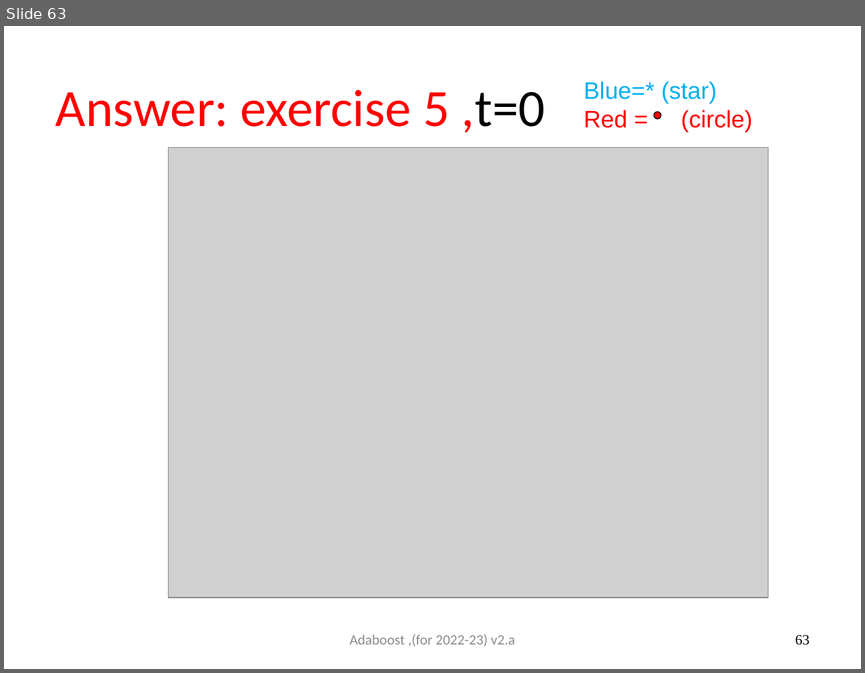
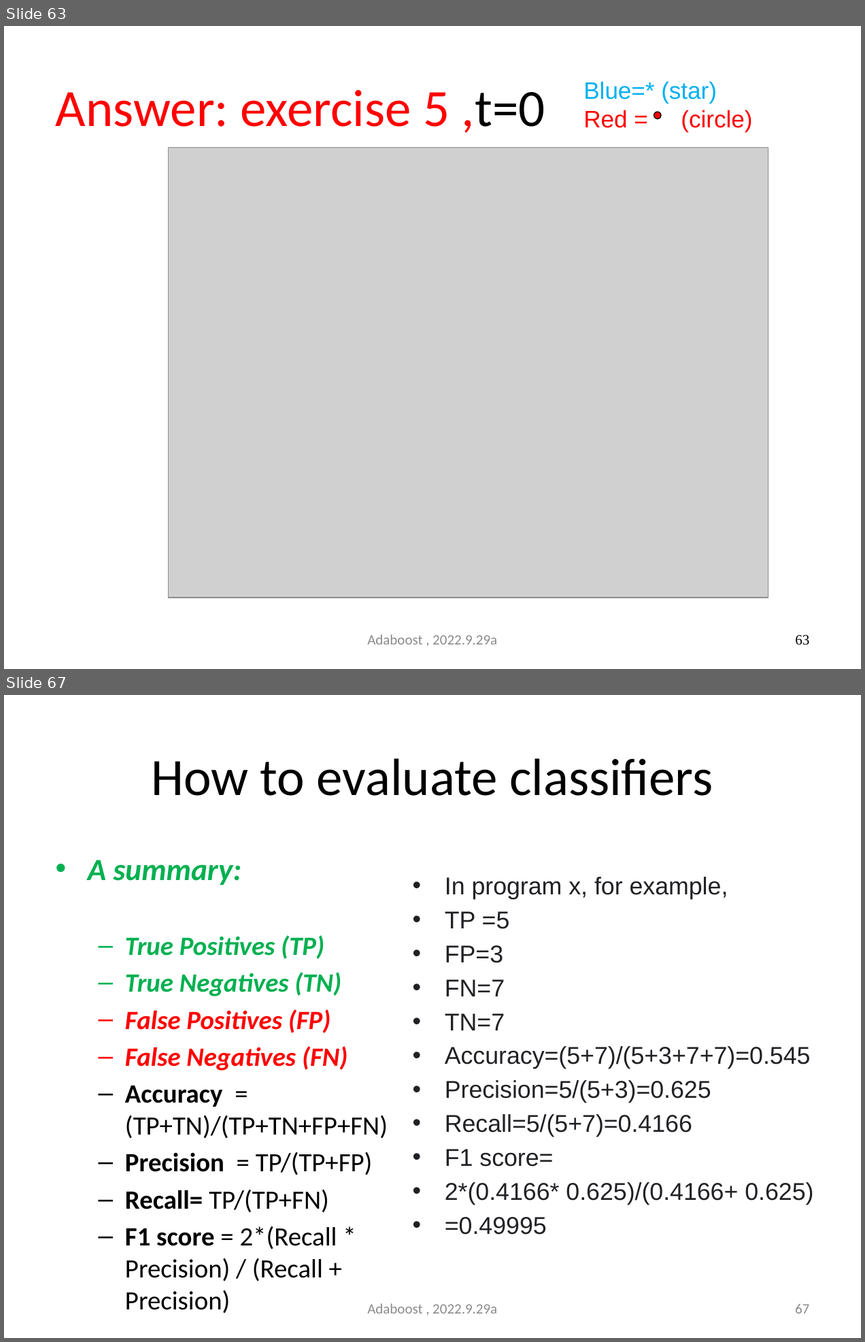
Before and after one commit to JoseHung/Speech-Recognition, a slide deck: slides/5707_06_adaboost.pptx. Shown one above the other, each under a label of ours: slide 63 before the commit, slides 63 and 67 after it; the slides between them are not shown. The pictures are 865x673 and 865x1342 pixels, drawn with LibreOffice and Linux fonts; fonts in the diff are those of the drawing; grey boxes stand for pictures. Boxes give left, top, right and bottom in pixels: in the first picture for what was removed or moved away, otherwise in the second. Text is boxed around its words. In the diff, an @@ line names an element or a change of style, - is before the commit and + after.

```diff
--- a/slides/5707_06_adaboost.pptx
+++ b/slides/5707_06_adaboost.pptx
@@ slide 67 added at [4,695,861,1338], background #FFFFFF @@
@@ title added at [151,758,713,796], 44 pt, text #000000 @@
+How to evaluate classifiers
@@ text added at [88,860,388,1280], 22.2 pt, text #000000, bold @@
+• A summary:
+  – True Positives (TP)
+  – True Negatives (TN)
+  – False Positives (FP)
+  – False Negatives (FN)
+  – Accuracy = (TP+TN)/(TP+TN+FP+FN)
+  – Precision = TP/(TP+FP)
+  – Recall= TP/(TP+FN)
+  – F1 score = 2*(Recall * Precision) / (Recall + Precision)
@@ text added at [445,877,813,1234], 20.4 pt, text #202124 @@
+• In program x, for example,
+• TP =5
+• FP=3
+• FN=7
+• TN=7
+• Accuracy=(5+7)/(5+3+7+7)=0.545
+• Precision=5/(5+3)=0.625
+• Recall=5/(5+7)=0.4166
+• F1 score=
+• 2*(0.4166* 0.625)/(0.4166+ 0.625)
+• =0.49995
@@ text added at [367,1303,497,1313], 12 pt, text #8C8C8C @@
+Adaboost , 2022.9.29a
@@ page number added at [795,1304,809,1313], 12 pt, text #8C8C8C @@
+67
@@ slide 63 changed as well @@
@@ text at [367,634,497,644]: text changed @@
-Adaboost ,(for 2022-23) v2.a
+Adaboost , 2022.9.29a
```
Also in this commit, not shown: 80 other slides changed, 8 other slides added, 2 slides removed, 1 other file.
